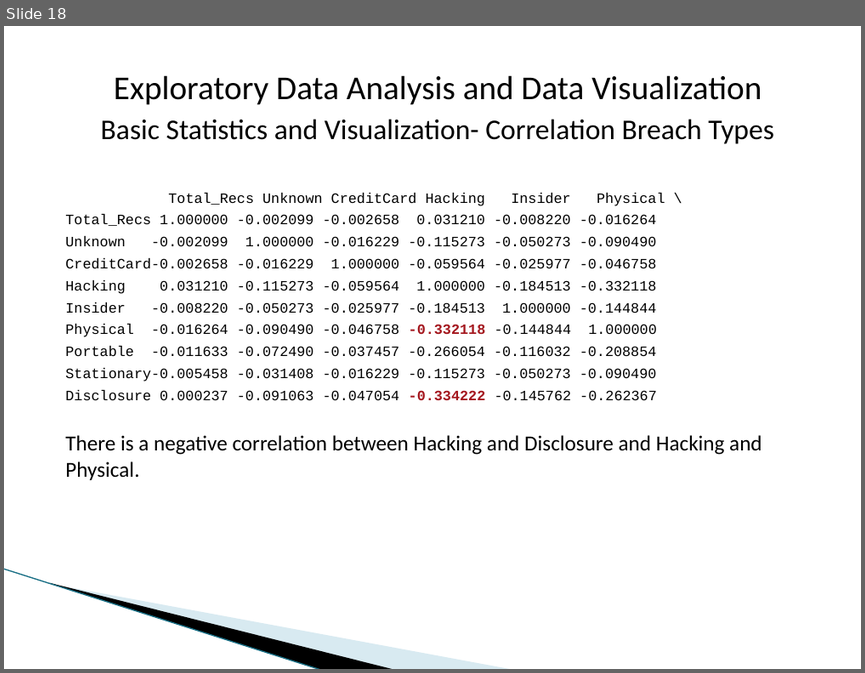
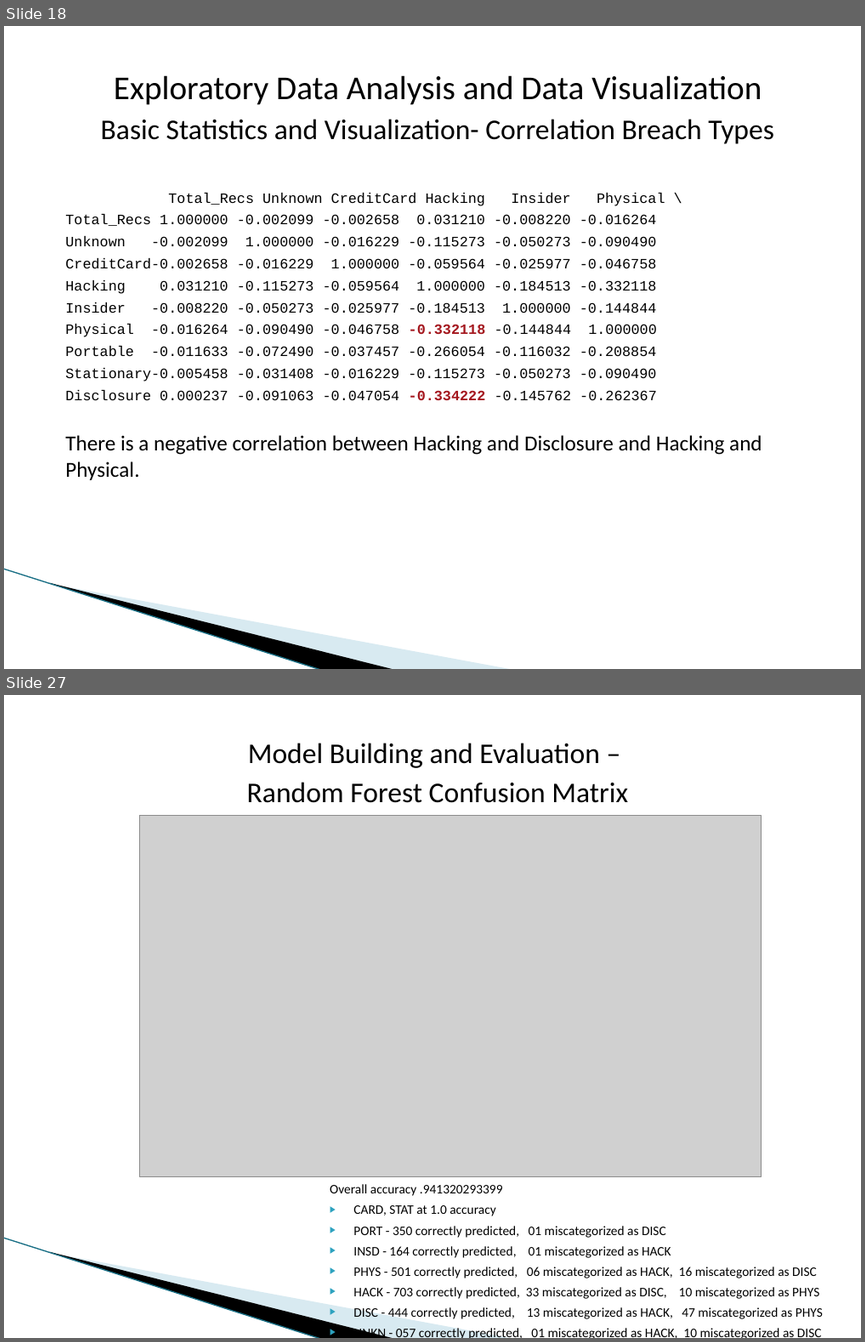
Before and after one commit to dmrod01/Capstone, a slide deck: Final Analysis - Data Capstone Project - Data Breaches.pptx. Shown one above the other, each under a label of ours: slide 18 before the commit, slides 18 and 27 after it; the slides between them are not shown. The pictures are 865x673 and 865x1342 pixels, drawn with LibreOffice and Linux fonts; fonts in the diff are those of the drawing; grey boxes stand for pictures; background and template pictures are left out. Boxes give left, top, right and bottom in pixels: in the first picture for what was removed or moved away, otherwise in the second. Text is boxed around its words. In the diff, an @@ line names an element or a change of style, - is before the commit and + after.

```diff
--- a/Final Analysis - Data Capstone Project - Data Breaches.pptx
+++ b/Final Analysis - Data Capstone Project - Data Breaches.pptx
@@ slide 27 added at <box>4,695,861,1338</box>, background #FFFFFF; not listed: 3 template elements that a slide beside it also shows @@
@@ text added at <box>247,743,628,803</box>, 24 pt, text #000000 @@
+Model Building and Evaluation –
+Random Forest Confusion Matrix
@@ picture added at <box>139,815,760,1176</box> @@
@@ text added at <box>330,1184,823,1338</box>, 11 pt, text #000000 @@
+Overall accuracy .941320293399
+▶ CARD, STAT at 1.0 accuracy
+▶ PORT - 350 correctly predicted, 01 miscategorized as DISC
+▶ INSD - 164 correctly predicted, 01 miscategorized as HACK
+▶ PHYS - 501 correctly predicted, 06 miscategorized as HACK, 16 miscategorized as DISC
+▶ HACK - 703 correctly predicted, 33 miscategorized as DISC, 10 miscategorized as PHYS
+▶ DISC - 444 correctly predicted, 13 miscategorized as HACK, 47 miscategorized as PHYS
+▶ UNKN - 057 correctly predicted, 01 miscategorized as HACK, 10 miscategorized as DISC
```
Also in this commit, not shown: 15 other slides added.
